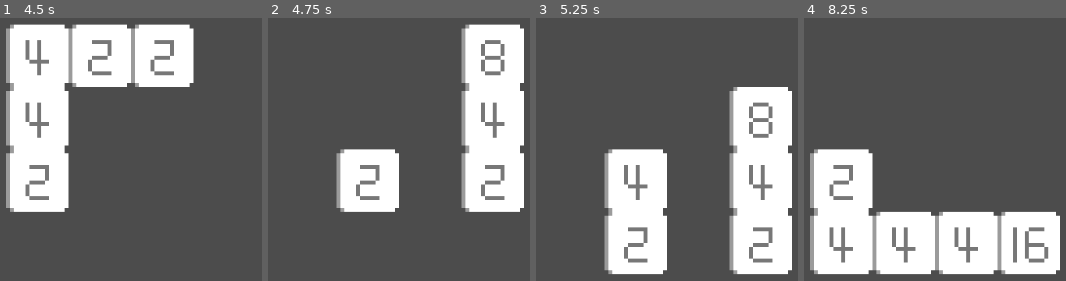
Above: before the commit, frames 1-4 (left to right).
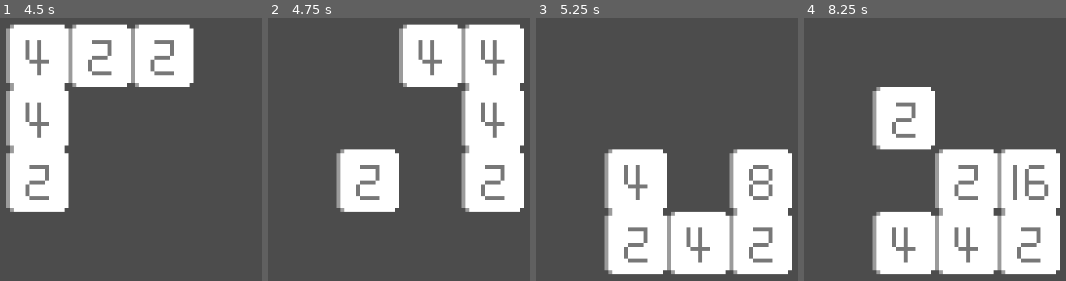
Above: after the commit, the same moments.

Repository: Icbitic/game2048
Game: Godot game, scene res://game2048.tscn
Same seed, same stepped clock (60 frames per second), same inputs: the game is played once before the commit and once after it.
Inputs (mouse positions are in pixels of both pictures, inside the frame that each line leads up to):
- Up to frame 1 (4.5 s): tap Enter at 0.5, 2, 3.5 s; move the mouse to (outside the picture) at 0.52 s; hold Right (ui_right) 0.53-1.25 s; click (outside the picture) at 0.6 s; tap Space at 1.25, 2.75, 4.25 s; drag from (outside the picture) to (91, 181) at 1.27 s; move the mouse to (outside the picture) at 2.02 s; hold Right (ui_right) 2.03-2.75 s; click (outside the picture) at 2.1 s; drag from (91, 181) to (outside the picture) at 2.77 s; move the mouse to (outside the picture) at 3.52 s; hold Left (ui_left) 3.53-4.25 s; click (outside the picture) at 3.6 s; drag from (outside the picture) to (outside the picture) at 4.27 s
- Up to frame 2 (4.75 s): no input
- Up to frame 3 (5.25 s): move the mouse to (706, 86) at 5.02 s; hold Down (ui_down) from 5.03 s (still down); click (706, 86) at 5.1 s
- Up to frame 4 (8.25 s): release Down (ui_down) at 5.75 s; drag from (outside the picture) to (outside the picture) at 5.77 s; move the mouse to (outside the picture) at 6.52 s; hold Up (ui_up) 6.53-7.25 s; click (outside the picture) at 6.6 s; drag from (outside the picture) to (895, 181) at 7.27 s; move the mouse to (outside the picture) at 8.02 s; hold Down (ui_down) from 8.03 s (still down); click (outside the picture) at 8.1 s

Frame 1 is identical in both runs. In frame 2, 6.4% of the frame differs, in the area x 50-91%, y 2-27%; in frame 3, 12%; in frame 4, 29%, in the area x 2-98%, y 26-98%.

Commit message:
fixed some bugs

Diff:
--- a/game2048.gd
+++ b/game2048.gd
@@ -6,7 +6,7 @@
 var score = 0
 signal slip
 
-var is_slipped
+var is_slipped = false
 func _on_map_merged(value):
 	score += value
 
@@ -25,7 +25,7 @@
 		emit_signal("slip", Vector2(1, 0))
 
 	#Android (iOS is NOT my business)
-	if event.is_action_released("click"):
+	if !Input.is_mouse_button_pressed(1):
 		is_slipped = false
 		movement = Vector2(0, 0)
 	if event is InputEventScreenDrag and !is_slipped:
--- a/map.gd
+++ b/map.gd
@@ -17,15 +17,16 @@
 	place()
 
 func _on_Game2048_slip(direction):
-	for x in range(1,4):
-		for i in range(0, 4):
-			for j in range(0, 4):
+	for i in range(0, 4):
+		for j in range(0, 4):
+			for x in range(1,4):
 				var checked_pos = Vector2(i, j) + direction * x
 				if checked_pos.x in range(0, 4) and checked_pos.y in range(0, 4):
-					if get_cellv(checked_pos) == get_cell(i, j) and get_cell(i, j) != -1:
+					if get_cellv(checked_pos) == get_cell(i, j) and get_cellv(checked_pos) != -1:
 						set_cellv(checked_pos, get_cellv(checked_pos) + 1)
 						set_cell(i, j, -1)
 						emit_signal("merged", pow(2, get_cellv(checked_pos) + 1))
+						break
 
 	for x in range(1,4):
 		for i in range(0, 4):
